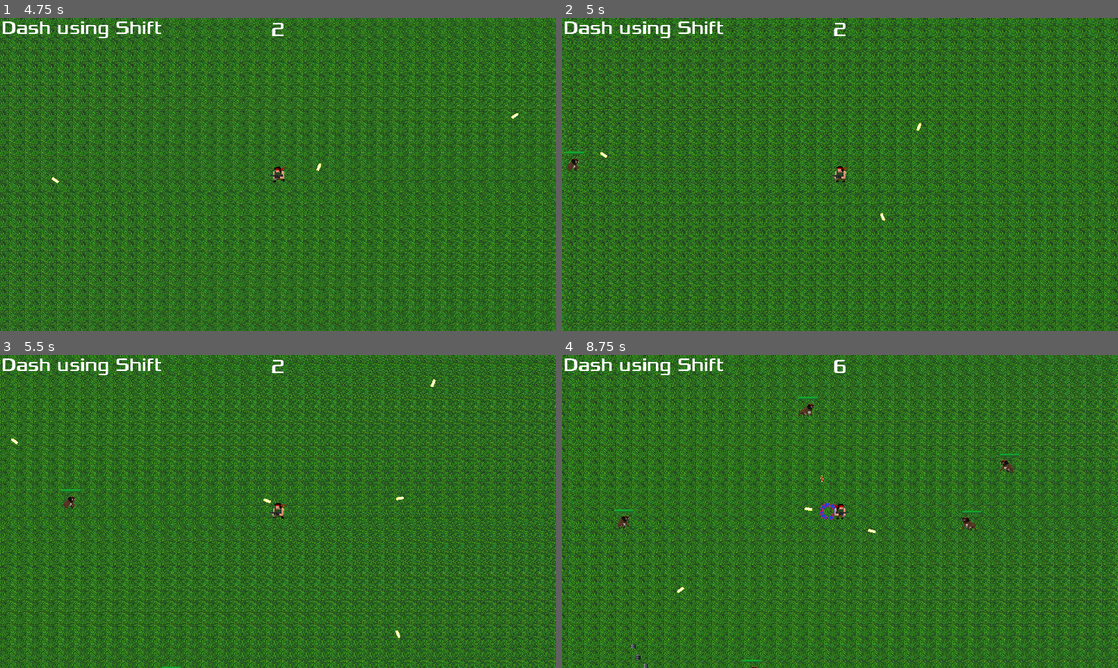
Above: before the commit, frames 1-4 (two rows, left to right).
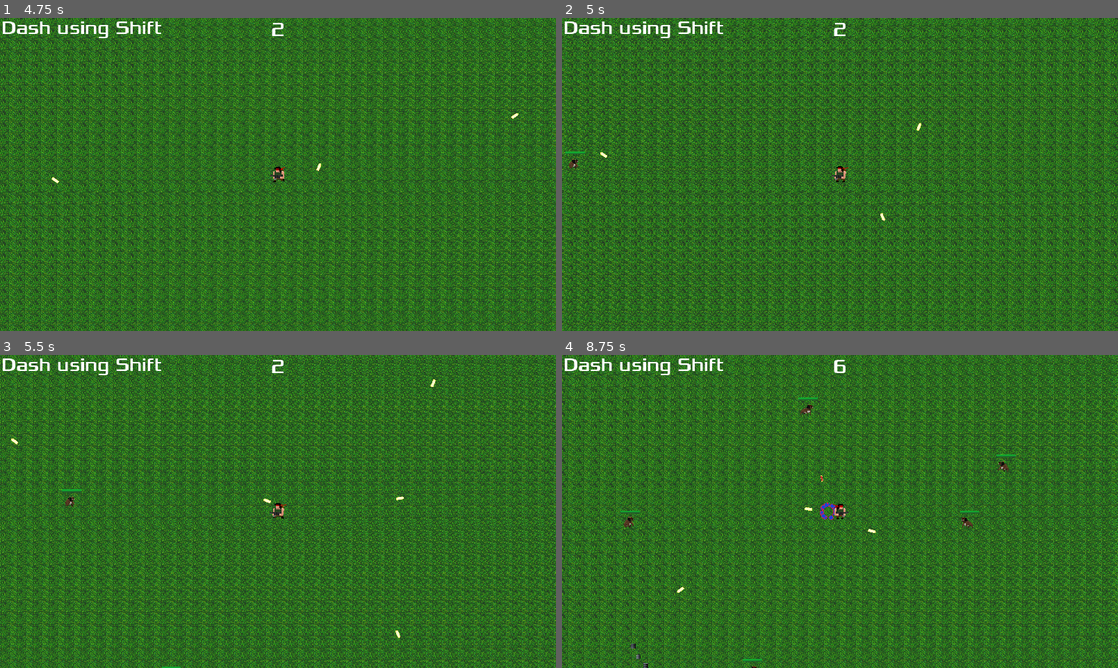
Above: after the commit, the same moments.

Repository: IvanovDenya/SurviveBros
Game: Godot game, scene res://menu/menu.tscn
The game is run twice, just before and just after one commit, with the same random seed, the same clock (stepped at 60 frames per second) and the same inputs. Sound files missing from this copy of the repository are replaced by a short silence.
Inputs:
- Up to frame 1 (4.75 s): click "START" at 0.5 s; tap Enter at 1.25 s; hold D (move_right) 1.28-2.03 s; hold Shift (player_dash) 1.28-2.03 s; hold S (move_down) 2.03-2.78 s; tap Shift (player_dash) at 2.1, 3.6 s; hold D (move_right) 2.78-3.53 s; hold Shift (player_dash) 2.78-3.53 s; hold W (move_up) 3.53-4.28 s; hold A (move_left) from 4.28 s (still down); hold Shift (player_dash) from 4.28 s (still down)
- Up to frame 2 (5 s): keep holding A (move_left); keep holding Shift (player_dash)
- Up to frame 3 (5.5 s): keep holding A (move_left); release Shift (player_dash) at 5.03 s; tap Shift (player_dash) at 5.1 s
- Up to frame 4 (8.75 s): release A (move_left) at 5.78 s; hold S (move_down) 5.78-6.53 s; hold Shift (player_dash) 5.78-6.53 s; hold D (move_right) 6.53-7.28 s; tap Shift (player_dash) at 6.6, 8.1 s; hold W (move_up) 7.28-8.03 s; hold Shift (player_dash) 7.28-8.03 s; hold D (move_right) from 8.03 s (still down)

Frame 1 is identical in both runs. In frame 2, less than 0.1% of the frame differs, in the area x 1-5%, y 42-49%; in frame 3, less than 0.1%; in frame 4, 0.4%, in the area x 9-83%, y 13-100%.

Commit message:
Small commit 1

Diff:
--- a/logic/global_info.gd
+++ b/logic/global_info.gd
@@ -11,12 +11,14 @@
 	Dash
 }
 
-const mob_spawn_rate_increase_per_second_percents = 5
-const max_spawn_rate_percents = 2000
-const player_atk_speed_increase_rate_per_lvl_percents = 20
-const player_max_atk_speed = 40.0
-const mob_movespeed_increase_per_second_percents = 2
-const player_movespeed_increase_per_lvl_percents = 10
+@export var mob_spawn_rate_increase_per_second_percents = 5
+@export var max_spawn_rate_percents = 2000
+@export var player_atk_speed_increase_rate_per_lvl_percents = 20
+@export var player_max_atk_speed = 40.0
+@export var mob_movespeed_increase_per_second_percents = 2
+@export var player_movespeed_increase_per_lvl_percents = 10
+@export var max_mob_count = 500
+var accumulated_time = 0
 
 # Called when the node enters the scene tree for the first time.
 func _ready():
--- a/logic/xp_controller.gd
+++ b/logic/xp_controller.gd
@@ -8,11 +8,13 @@
 
 # Called when the node enters the scene tree for the first time.
 func _ready():
-	lvl_thresholds.append(1)
+	lvl_thresholds.append(5)
+	lvl_thresholds.append(10)
+	lvl_thresholds.append(15)
 	lvl_thresholds.append(20)
+	lvl_thresholds.append(25)
 	lvl_thresholds.append(30)
-	lvl_thresholds.append(40)
-	lvl_thresholds.append(50)
+	lvl_thresholds.append(35)
 	lvl_thresholds.append(9999999)
 	current_threshold = lvl_thresholds[0]
 	current_lvl = 0
--- a/menu/Main.gd
+++ b/menu/Main.gd
@@ -15,6 +15,7 @@
 
 func _on_score_timer_timeout():
 	score += 1
+	GlobalInfo.accumulated_time+=1
 	$HUD.update_score(score)
 
 
@@ -45,6 +46,7 @@
 
 func new_game():
 	score = 0
+	GlobalInfo.accumulated_time = 0
 	$StartTimer.start()
 	$HUD.update_score(score)
 	$HUD.show_message("Get Ready")
--- a/units/mob.gd
+++ b/units/mob.gd
@@ -3,7 +3,6 @@
 @export var max_hp = 1000
 @export var movement_speed = 100
 @export var xp_dropped = 3
-var speed_modifier = 1
 
 @onready var player = get_tree().get_first_node_in_group("player")
 
@@ -26,6 +25,7 @@
 # Called every frame. 'delta' is the elapsed time since the previous frame.
 func _process(_delta):
 	var direction = global_position.direction_to(player.global_position)
+	var speed_modifier = (1 + GlobalInfo.mob_movespeed_increase_per_second_percents * GlobalInfo.accumulated_time / 100.0)
 	linear_velocity = direction * movement_speed * speed_modifier
 	mob_animation()
 
--- a/units/mob.tscn
+++ b/units/mob.tscn
@@ -75,13 +75,14 @@
 collision_layer = 4
 collision_mask = 13
 mass = 50.0
+lock_rotation = true
 max_contacts_reported = 2
 contact_monitor = true
 script = ExtResource("1_ebpeh")
 
 [node name="AnimatedSprite2D" type="AnimatedSprite2D" parent="."]
 position = Vector2(-6, -10)
-scale = Vector2(2.5, 2.5)
+scale = Vector2(2, 2)
 sprite_frames = SubResource("SpriteFrames_x1lww")
 animation = &"walk"
 frame_progress = 0.955569
@@ -100,7 +101,7 @@
 [node name="CollisionPolygon2D" type="CollisionPolygon2D" parent="."]
 position = Vector2(-9.2883, 1.16053)
 scale = Vector2(0.988782, 0.960526)
-polygon = PackedVector2Array(-19.9353, 27.9425, -19.9353, 6.07945, -14.8786, 6.07945, 10.405, -22.0301, 23.5525, -22.0301, 31.6433, -13.7014, 31.6433, -3.29042, 23.5525, -3.29042, 23.5525, 9.20274, 28.6092, 16.4904, 28.6092, 27.9425, 23.5525, 27.9425)
+polygon = PackedVector2Array(-13, 18, 25, 18, 25, -20, 10, -20, -14, 4)
 
 [connection signal="body_entered" from="." to="." method="_on_body_entered"]
 [connection signal="hp_zero" from="HpController" to="." method="_on_hp_controller_hp_zero"]
--- a/utility/mob_spawner.gd
+++ b/utility/mob_spawner.gd
@@ -67,6 +67,10 @@
 	pass # Replace with function body.
 
 func spawn_mob(mob_spawn_info):
+	var mobs = get_tree().get_nodes_in_group("Mobs")
+	if mobs.size() > GlobalInfo.max_mob_count:
+		return
+
 	mob_spawn_info.spawn_delay_counter = 0
 	var new_mob = mob_spawn_info.mob
 	var base_num = mob_spawn_info.mob_num
@@ -77,5 +81,4 @@
 	for i in final_num:
 		var mob = new_mob.instantiate()
 		mob.global_position = get_random_position()
-		mob.speed_modifier *= (1 + GlobalInfo.mob_movespeed_increase_per_second_percents * accumulated_time / 100.0)
 		add_child(mob)
